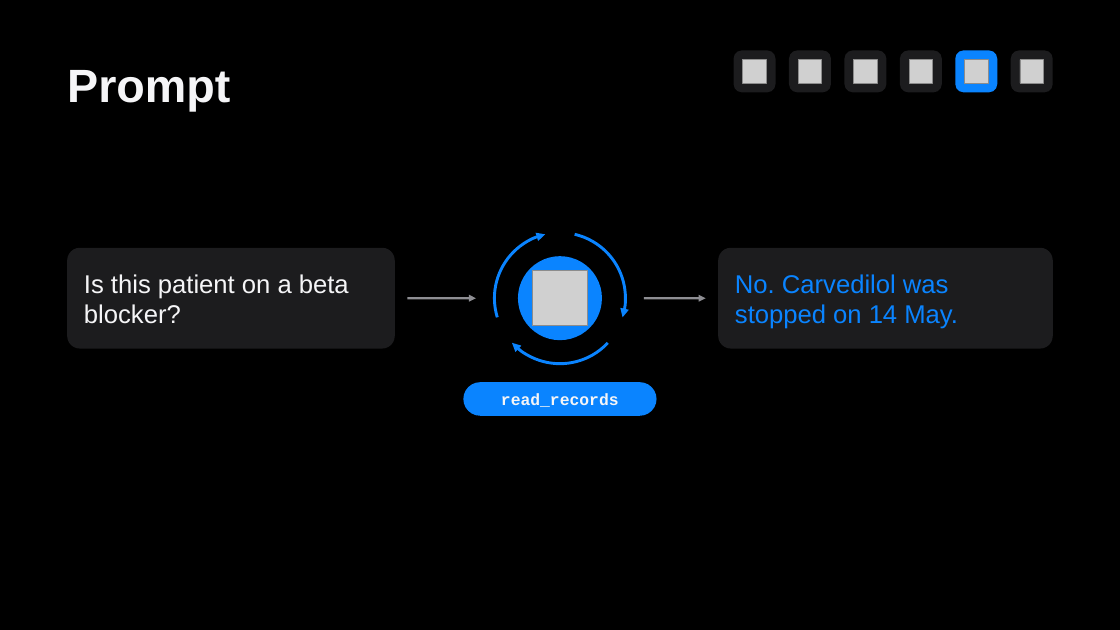
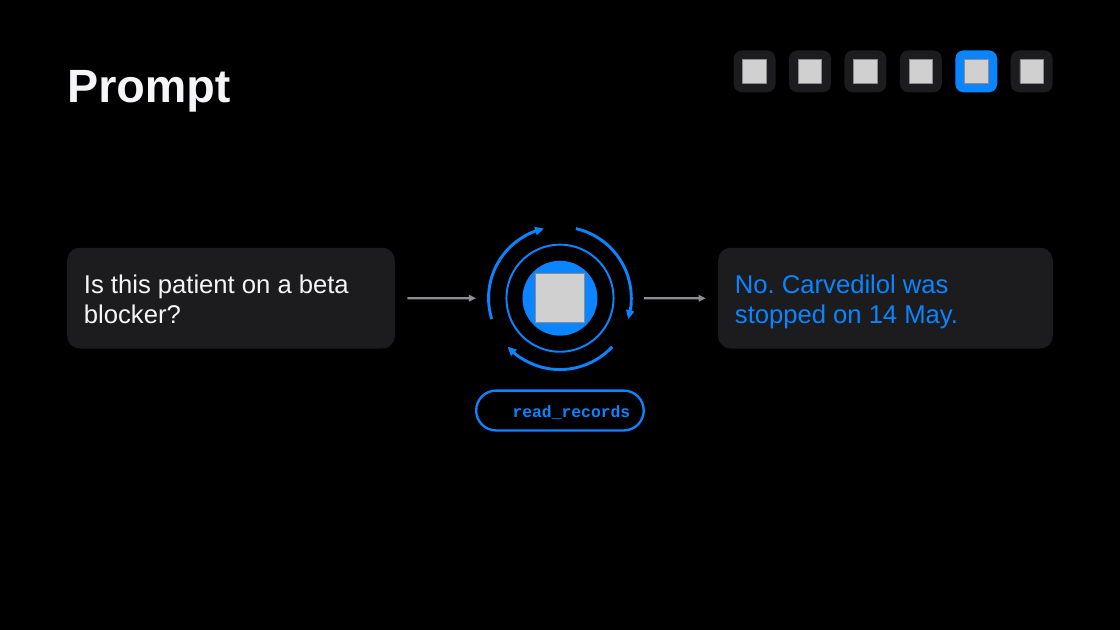
Before and after one commit to brunombatinica/qcor-2026, a slide deck: slide 24 of pptx/qcor-bruno-agents.pptx (slide 21 before the commit). Drawn at 1120x630 pixels with LibreOffice and Linux fonts; fonts in the diff are those of the drawing; grey boxes stand for pictures; background and template pictures are left out. Boxes give left, top, right and bottom in pixels: in the first picture for what was removed or moved away, otherwise in the second. Text is boxed around its words. In the diff, an @@ line names an element or a change of style, - is before the commit and + after.

```diff
--- a/pptx/qcor-bruno-agents.pptx
+++ b/pptx/qcor-bruno-agents.pptx
@@ arc (boxed as its full ellipse): place and size @@
-arc (boxed as its full ellipse) at [495, 233, 626, 364]
+arc (boxed as its full ellipse) at [489, 227, 632, 370]
@@ arc (boxed as its full ellipse): place and size @@
-arc (boxed as its full ellipse) at [495, 233, 626, 364]
+arc (boxed as its full ellipse) at [489, 227, 632, 370]
@@ arc (boxed as its full ellipse): place and size @@
-arc (boxed as its full ellipse) at [495, 233, 626, 364]
+arc (boxed as its full ellipse) at [489, 227, 632, 370]
@@ ellipse: place and size @@
-ellipse at [518, 256, 602, 340]
+ellipse at [507, 245, 613, 351]
@@ ellipse at [507, 245, 613, 351]: fill #0A84FF to none; outline none to #0A84FF 1.67 pt @@
@@ ellipse added at [523, 260, 597, 335], fill #0A84FF @@
@@ freeform shape added at [476, 391, 644, 430], fill #000000, outline #0A84FF 2 pt @@
@@ text "read_records": place and size @@
-text "read_records" at [464, 382, 657, 416]
+text "read_records" at [513, 405, 631, 419]
@@ text "read_records" at [513, 405, 631, 419]: text colour #F5F5F7 to #0A84FF; alignment centre to left; fill #0A84FF to none @@
```
Also in this commit, not shown: 14 other slides changed, 6 slides added, 3 slides removed, 5 other files.
